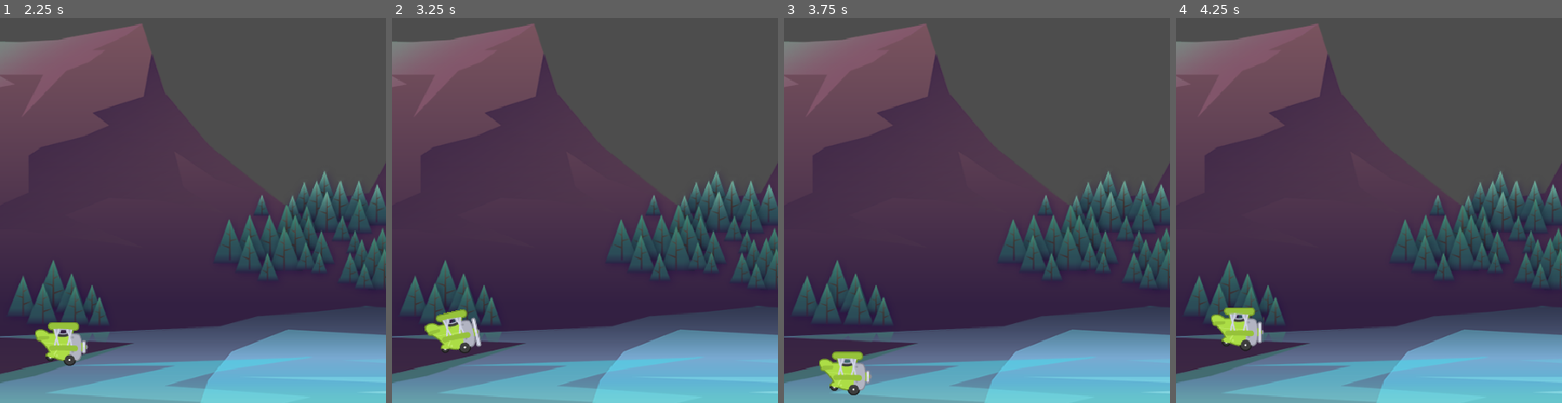
Above: before the commit, frames 1-4 (left to right).
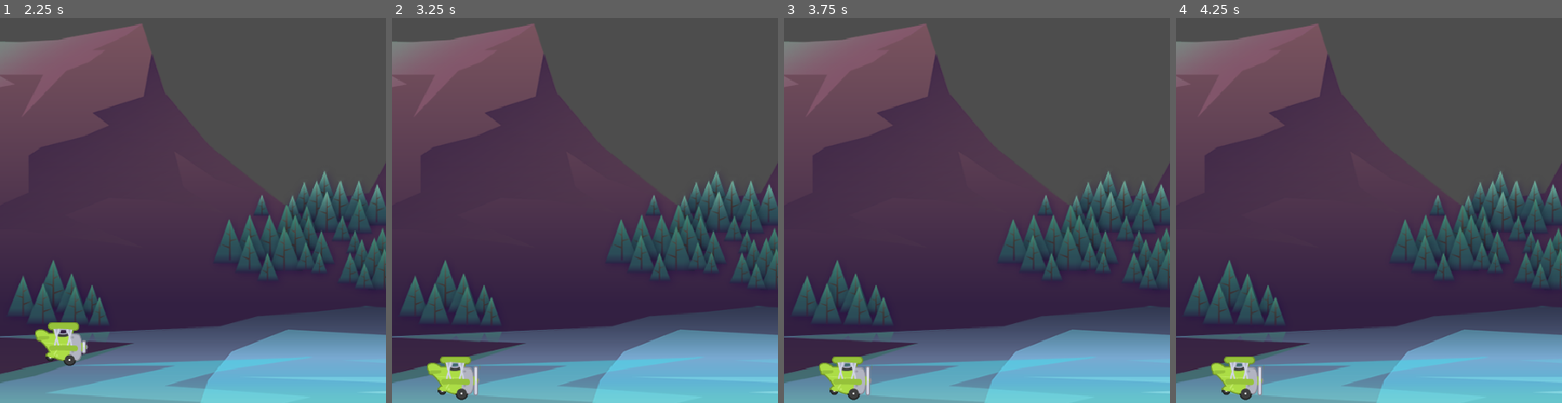
Above: after the commit, the same moments.

Repository: johnsuico/Udemy-Godot-Tutorial-2D
Game: Godot game, scene res://Scenes/Game/Game.tscn
Same seed, same stepped clock (60 frames per second), same inputs: the game is played once before the commit and once after it.
Inputs:
- Up to frame 1 (2.25 s): tap Space (jump) at 0.77, 1.52 s
- Up to frame 2 (3.25 s): tap Enter at 2.75 s; tap Space (jump) at 3.02 s
- Up to frame 3 (3.75 s): no input
- Up to frame 4 (4.25 s): tap Space (jump) at 3.77 s

Frame 1 is identical in both runs. In frame 2, 2.1% of the frame differs, in the area x 8-24%, y 75-100%; in frame 3, 0.9%; in frame 4, 2.1%.

Commit message:
Add die logic

Diff:
--- a/tappy-plane-tutorial/Scenes/Plane/Plane.gd
+++ b/tappy-plane-tutorial/Scenes/Plane/Plane.gd
@@ -5,6 +5,9 @@
 
 # Get the animation player. Using it for the jump animation
 @onready var animation_player: AnimationPlayer = $AnimationPlayer
+
+# Reference the animated_sprite_2d
+@onready var animated_sprite_2d: AnimatedSprite2D = $AnimatedSprite2D
 
 # Constant for jump velocity
 const JUMP_POWER: float = -350.0
@@ -20,12 +23,20 @@
 
 # Use this function anytime you make any physics related changes
 func _physics_process(delta: float) -> void:
+	fly(delta)
+
+	# This moves the characterbody2d node using the velocity
+	move_and_slide()
+
+	if is_on_floor():
+		die()
+
+func fly(delta: float) -> void:
 	velocity.y += _gravity * delta
-
 	if Input.is_action_just_pressed("jump"):
 		velocity.y = JUMP_POWER # Change velocity when space is pressed to make the plane jump
 		animation_player.play("Jump")
 
-
-	# This moves the characterbody2d node using the velocity
-	move_and_slide()
+func die() -> void:
+	animated_sprite_2d.stop()
+	set_physics_process(false)
